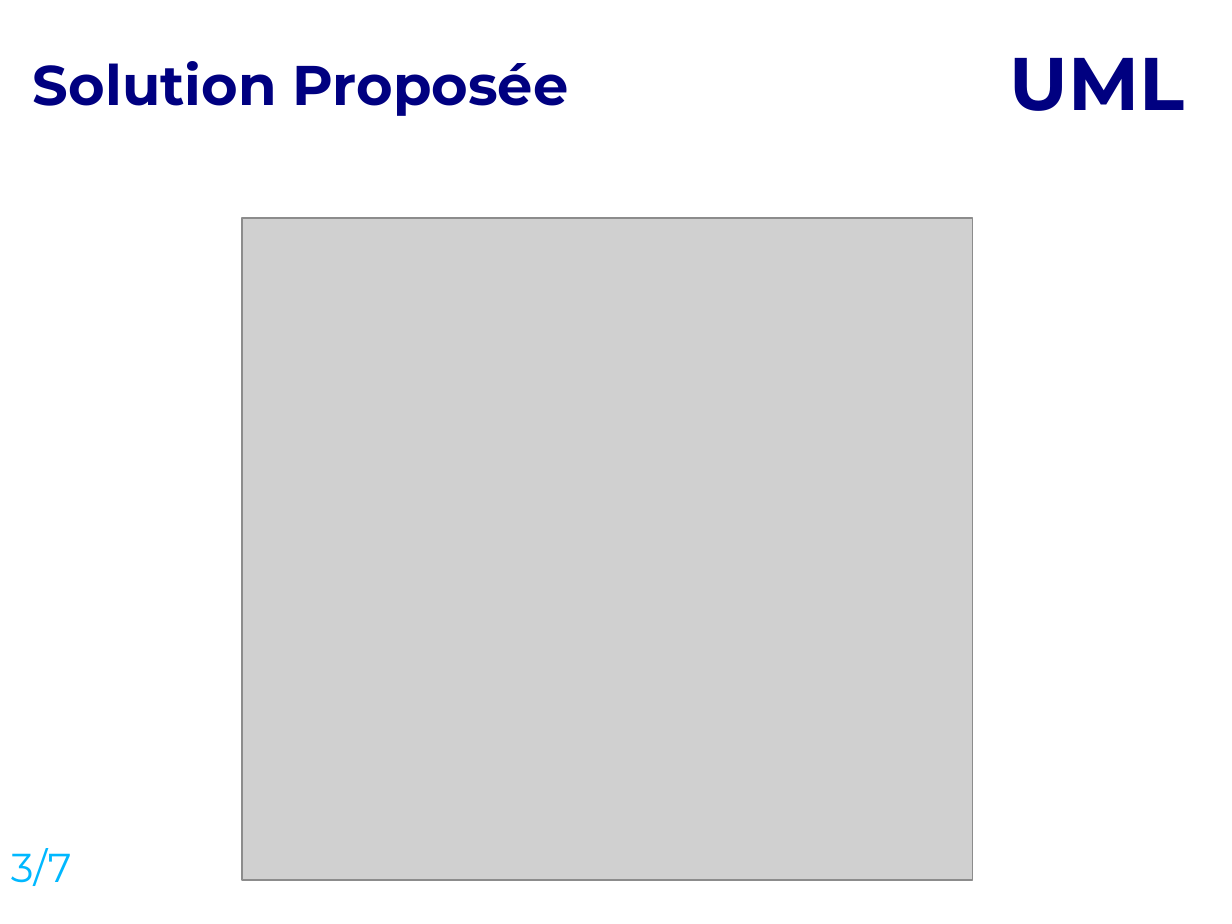
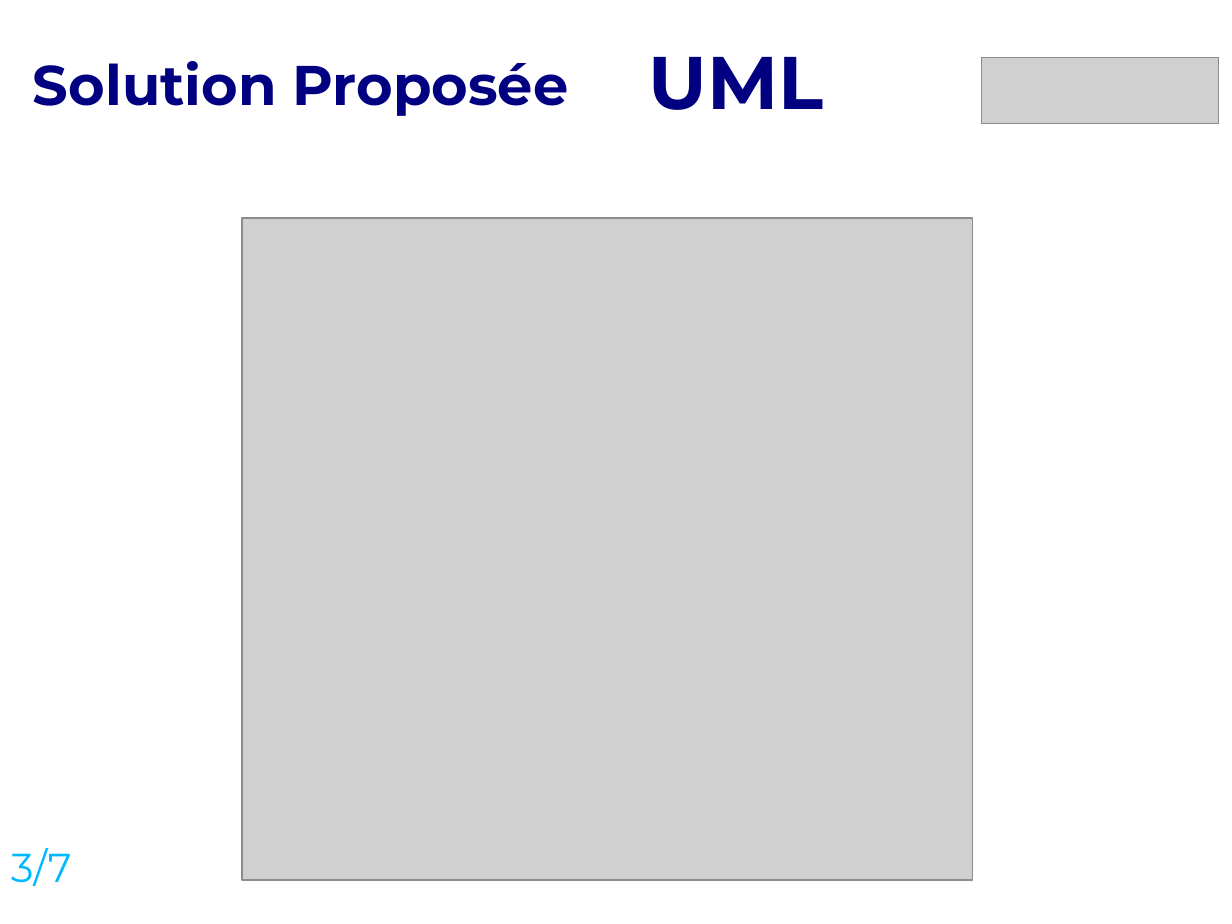
Before and after one commit to Ballrock/polydiplomacy, a slide deck: slide 5 of Polydiplomacy/soutenance/presentation.odp. Drawn at 1232x924 pixels with LibreOffice and Linux fonts; fonts in the diff are those of the drawing; grey boxes stand for pictures; background and template pictures are left out. Boxes give left, top, right and bottom in pixels: in the first picture for what was removed or moved away, otherwise in the second. Text is boxed around its words. In the diff, an @@ line names an element or a change of style, - is before the commit and + after.

```diff
--- a/Polydiplomacy/soutenance/presentation.odp
+++ b/Polydiplomacy/soutenance/presentation.odp
@@ text "UML": place and size @@
-text "UML" at (1010,58,1185,111)
+text "UML" at (649,57,824,110)
@@ picture added at (982,57,1220,123) @@
```
Also in this commit, not shown: 8 other slides changed, 4 other files.
